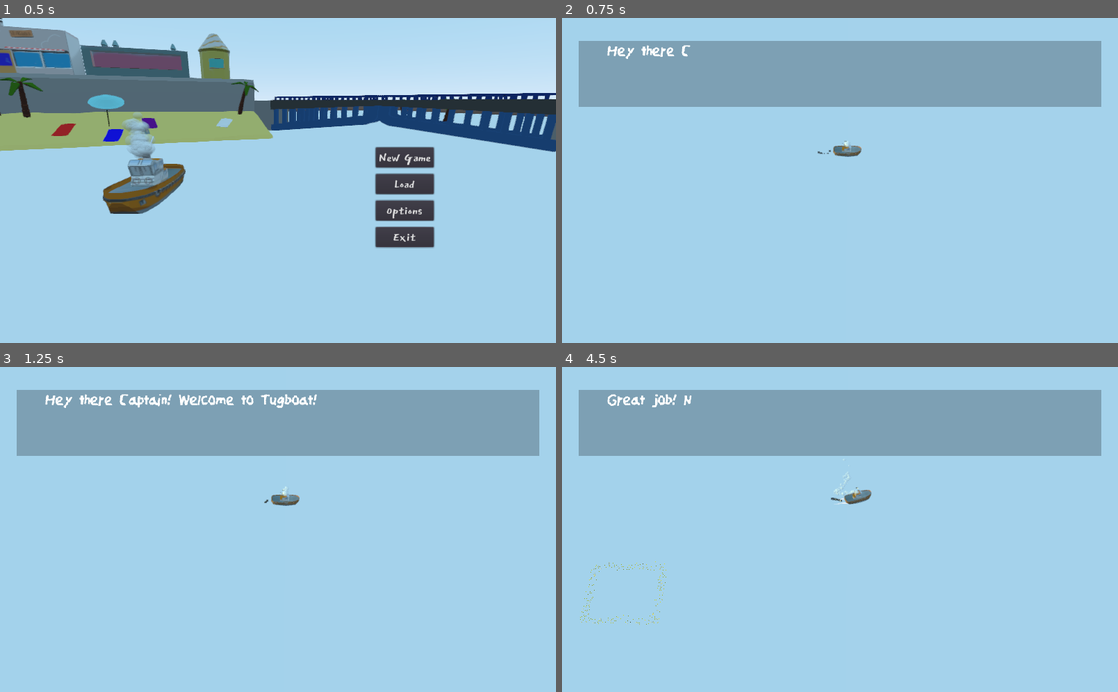
Above: before the commit, frames 1-4 (two rows, left to right).
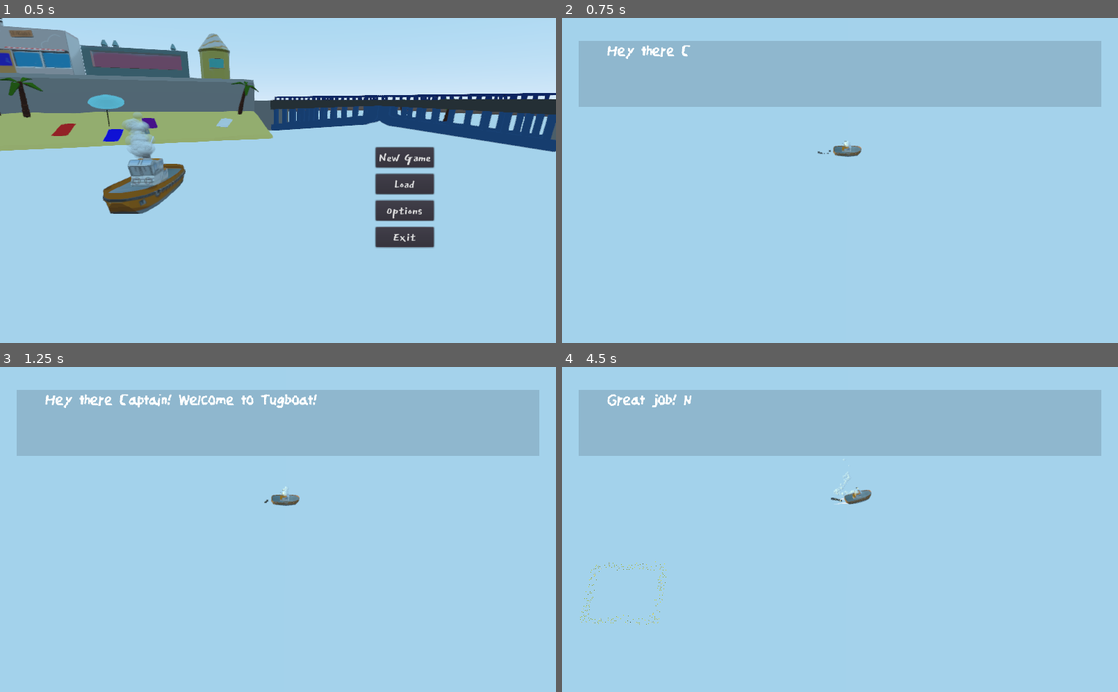
Above: after the commit, the same moments.

Repository: raczynskid/Tugboat
Game: Godot game, scene res://interfaces/main_menu_background.tscn
Two runs of this game, one before a commit and one after it. Both use one fixed random seed, a clock stepped at 60 frames per second and the inputs below.
Inputs:
- Up to frame 1 (0.5 s): no input
- Up to frame 2 (0.75 s): click "New Game" at 0.5 s
- Up to frame 3 (1.25 s): no input
- Up to frame 4 (4.5 s): tap Enter (ui_accept) at 1.25, 1.35, 1.52, 1.82, 2, 2.1, 2.27, 2.57, 2.85, 3.6, 3.77, 4.07, 4.35 s; hold Right (ui_right) 1.28-2.03 s; hold Down (ui_down) 2.03-2.78 s; hold Right (ui_right) 2.78-3.53 s; hold Up (ui_up) 3.53-4.28 s; hold Left (ui_left) from 4.28 s (still down)

Frame 1 is identical in both runs. In frame 2, 19% of the frame differs, in the area x 3-97%, y 7-28%; in frame 3, 18%; in frame 4, 19%.

Commit message:
first tutorial level draft

Diff:
--- a/interfaces/main_menu_background.tscn
+++ b/interfaces/main_menu_background.tscn
@@ -16,10 +16,6 @@
 transform = Transform( 0.945217, 0.095399, -0.312192, 0, 0.956346, 0.292238, 0.326443, -0.276229, 0.903954, -15.593, 5.211, 29.388 )
 fov = 64.5
 
-[node name="CanvasLayer" type="CanvasLayer" parent="Camera"]
-
-[node name="MainMenu" parent="Camera/CanvasLayer" instance=ExtResource( 6 )]
-
 [node name="Player" parent="." instance=ExtResource( 2 )]
 transform = Transform( -0.956366, 0, 0.292171, 0, 1, 0, -0.292171, 0, -0.956366, -17.194, 1.495, 19.322 )
 
@@ -34,3 +30,14 @@
 
 [node name="Island2" parent="." instance=ExtResource( 5 )]
 transform = Transform( -0.438826, 0, -0.898572, 0, 1, 0, 0.898572, 0, -0.438826, 18.0111, 2.01517, -9.60939 )
+
+[node name="CanvasLayer" type="CanvasLayer" parent="."]
+follow_viewport_enable = true
+
+[node name="MainMenu" parent="CanvasLayer" instance=ExtResource( 6 )]
+anchor_left = 1.0
+anchor_top = 1.0
+margin_left = -1024.0
+margin_top = -600.0
+size_flags_horizontal = 3
+size_flags_vertical = 3
--- a/levels/1Tutorial.gd
+++ b/levels/1Tutorial.gd
@@ -11,7 +11,8 @@
 						3 : "Great job! Now set sail to the designated area.",
 						4 : "Amazing! The goal of the game is to deliver cargo to points like these. Push the barge into the new target area!",
 						5 : "You can also use your tow cable to pull barges into position. Touch the barge with the tow cable to automatically attach.",
-						6 : "Now pull the barge into the next target area and press SPACE to disconnect."
+						6 : "Now pull the barge into the next target area and press SPACE to disconnect.",
+						7 : "Great job! You know the basics - now get to the harbour and get on hauling!"
 						}
 
 onready var up_pressed = false
@@ -72,3 +73,13 @@
 				ui_controls.change_text(messages[6])
 				unload_area.queue_free()
 				level_controls.spawn_unload_area(20, 4, -30)
+		7:
+			var unload_area = level_controls.get_node("Unload")
+			var chain = level_controls.get_node("Chain")
+
+			if unload_area.barge_parked and not chain.locked:
+				current_stage += 1
+				ui_controls.change_text(messages[7])
+		8:
+			if Input.is_action_just_pressed("ui_accept"):
+				get_tree().change_scene("res://levels/2Tutorial.tscn")
--- /dev/null
+++ b/levels/2Tutorial.tscn
@@ -0,0 +1,7 @@
+[gd_scene load_steps=2 format=2]
+
+[ext_resource path="res://levels/LevelTemplate.tscn" type="PackedScene" id=1]
+
+[node name="EnvironmentTutorial" type="Spatial"]
+
+[node name="Level" parent="." instance=ExtResource( 1 )]
--- a/levels/LevelTemplate.tscn
+++ b/levels/LevelTemplate.tscn
@@ -43,6 +43,7 @@
 nodes/node_a = NodePath("")
 
 [node name="Message" parent="." instance=ExtResource( 5 )]
+visible = false
 
 [connection signal="locked_to_barge" from="Chain/ChainLink5/BargeHook" to="Chain" method="_on_BargeHook_locked_to_barge"]
 [connection signal="unlocked_from_barge" from="Chain/ChainLink5/BargeHook" to="Chain" method="_on_BargeHook_unlocked_from_barge"]
--- a/player_objects/BargeHook.gd
+++ b/player_objects/BargeHook.gd
@@ -12,13 +12,7 @@
 signal unlocked_from_barge
 
 func _ready():
-
-	# connect signals
-	var chain_root = get_parent().get_parent()
-	connect("locked_to_barge", self, "_on_locked_to_barge")
-	chain_root.connect("locked_to_barge", self, "_on_locked_to_barge")
-	connect("unlocked_from_barge", self, "_on_unlocked_from_barge")
-	chain_root.connect("unlocked_from_barge", self, "_on_unlocked_from_barge")
+	pass
 
 # Called every frame. 'delta' is the elapsed time since the previous frame.
 func _process(delta):
--- a/player_objects/BargeHook.tscn
+++ b/player_objects/BargeHook.tscn
@@ -1,6 +1,7 @@
 [gd_scene load_steps=3 format=2]
 
 [ext_resource path="res://player_objects/BargeHook.gd" type="Script" id=1]
+
 
 [sub_resource type="SphereShape" id=1]
 
--- a/player_objects/Chain.tscn
+++ b/player_objects/Chain.tscn
@@ -3,6 +3,7 @@
 [ext_resource path="res://player_objects/ChainLink.tscn" type="PackedScene" id=1]
 [ext_resource path="res://player_objects/Chain.gd" type="Script" id=2]
 [ext_resource path="res://player_objects/BargeHook.tscn" type="PackedScene" id=3]
+
 
 [node name="Chain" type="Spatial"]
 script = ExtResource( 2 )
--- /dev/null
+++ b/player_objects/cargo/CargoBox.tscn
@@ -0,0 +1,8 @@
+[gd_scene load_steps=2 format=2]
+
+[sub_resource type="BoxShape" id=1]
+
+[node name="CargoBox" type="RigidBody"]
+
+[node name="CollisionShape" type="CollisionShape" parent="."]
+shape = SubResource( 1 )
